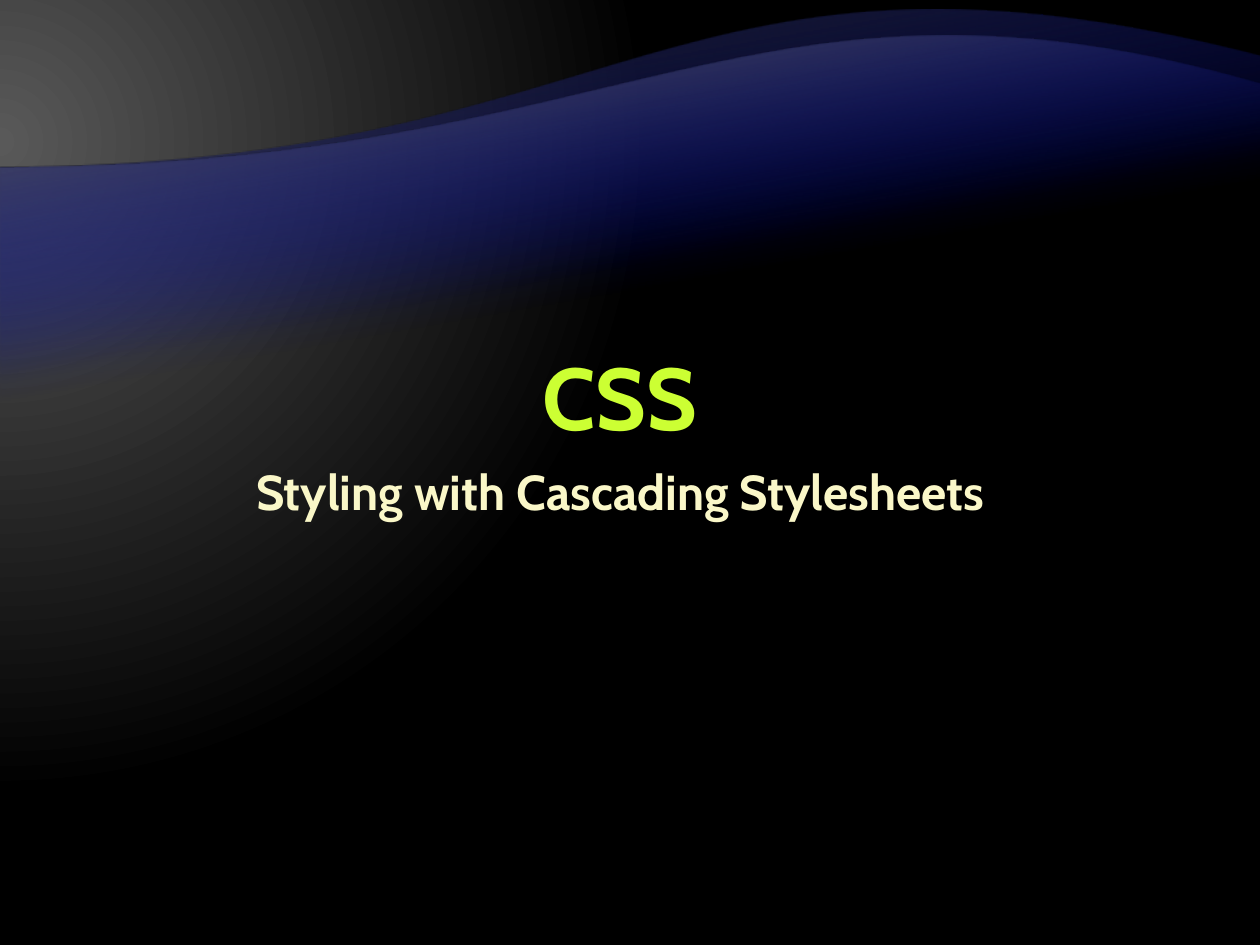
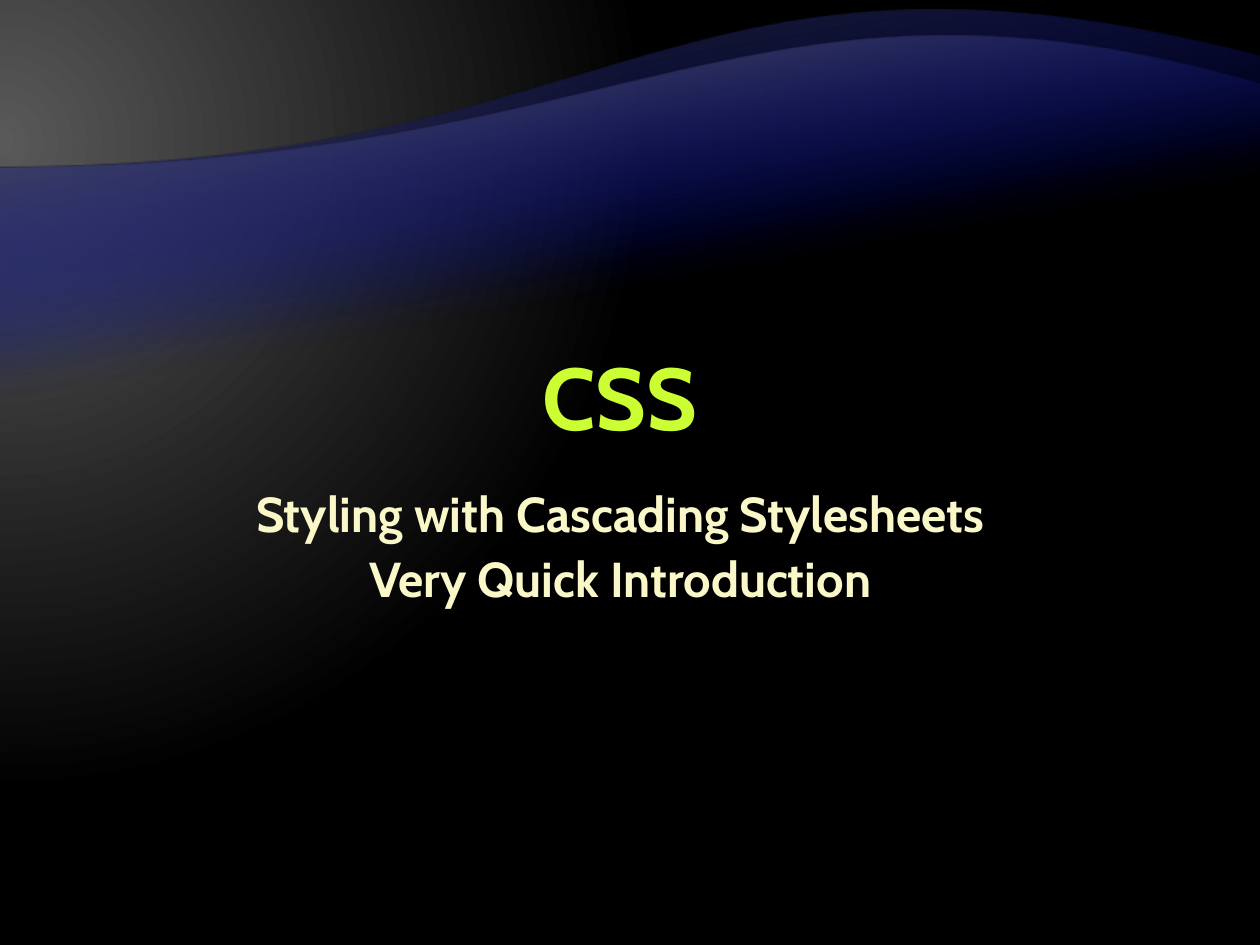
Before and after one commit to Graveheart/aspnetcourse, a slide deck: slide 104 of lectures/7. Web Technologies Basics.pptx. Drawn at 1260x945 pixels with LibreOffice and Linux fonts; fonts in the diff are those of the drawing; background and template pictures are left out. Boxes give left, top, right and bottom in pixels: in the first picture for what was removed or moved away, otherwise in the second. Text is boxed around its words. In the diff, an @@ line names an element or a change of style, - is before the commit and + after.

```diff
--- a/lectures/7. Web Technologies Basics.pptx
+++ b/lectures/7. Web Technologies Basics.pptx
@@ text "Styling with Cascading Stylesheets": place and size @@
-text "Styling with Cascading Stylesheets" at bbox=[256, 473, 984, 522]
+text "Styling with Cascading Stylesheets" at bbox=[256, 495, 984, 608]
@@ text at bbox=[369, 560, 871, 608]: paragraph added @@
+Very Quick Introduction
```
Also in this commit, not shown: 3 other slides changed, 18 slides added, 1 slide removed, 2 other files.
